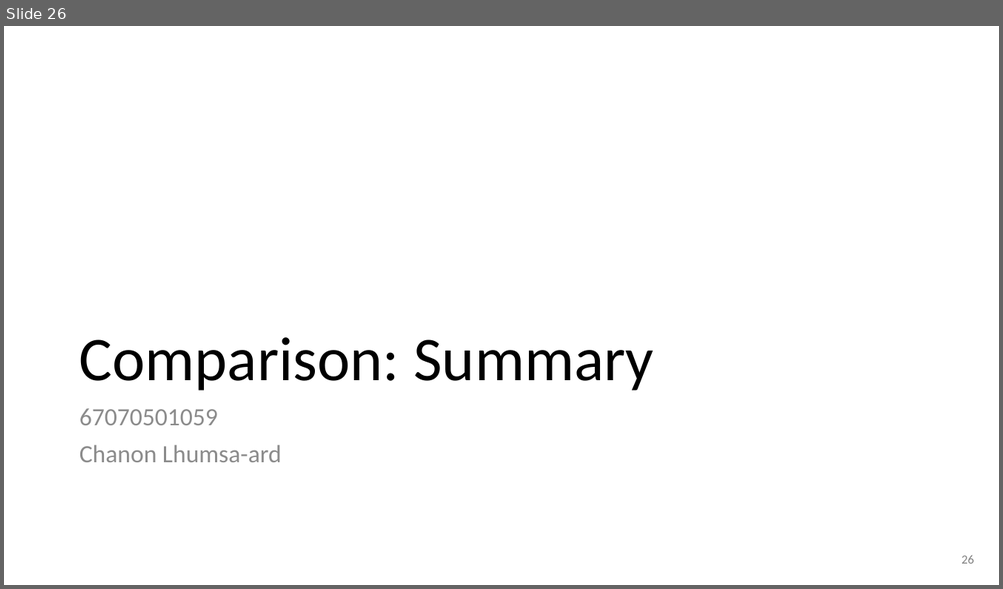
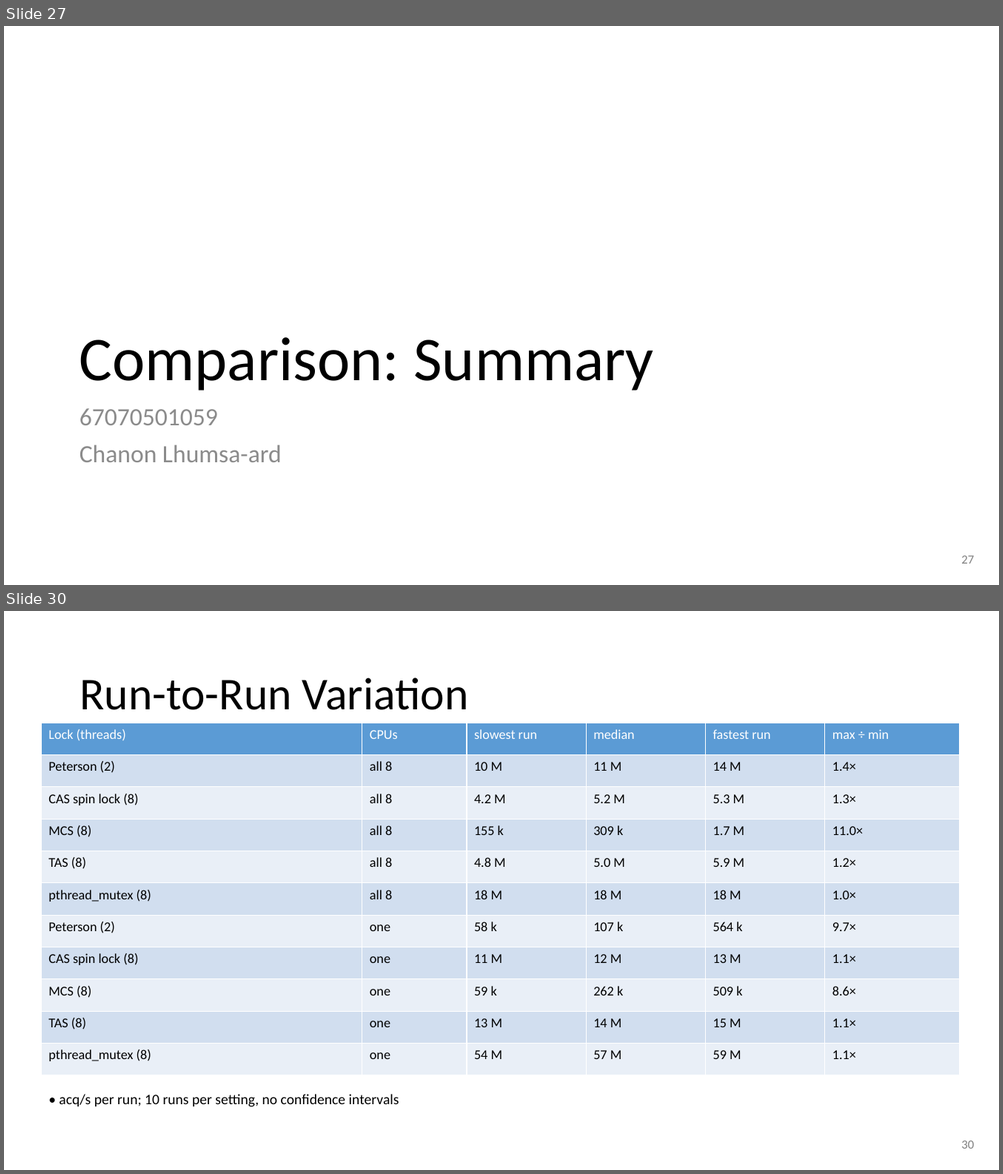
Before and after one commit to Kiatisakk/CPE333-OS, a slide deck: PS08/slides/PS08.pptx. Shown one above the other, each under a label of ours: slide 26 before the commit, slides 27 and 30 after it; the slides between them are not shown. The pictures are 1003x589 and 1003x1174 pixels, drawn with LibreOffice and Linux fonts; fonts in the diff are those of the drawing. Boxes give left, top, right and bottom in pixels: in the first picture for what was removed or moved away, otherwise in the second. Text is boxed around its words. In the diff, an @@ line names an element or a change of style, - is before the commit and + after.

```diff
--- a/PS08/slides/PS08.pptx
+++ b/PS08/slides/PS08.pptx
@@ slide 30 added at (x1=4, y1=611, x2=999, y2=1170), background #FFFFFF @@
@@ title added at (x1=79, y1=678, x2=469, y2=710), 44 pt, text #000000 @@
+Run-to-Run Variation
@@ table added at (x1=41, y1=723, x2=959, y2=1076), 11 rows, 6 columns @@
+Lock (threads) | CPUs | slowest run | median | fastest run | max ÷ min
+Peterson (2) | all 8 | 10 M | 11 M | 14 M | 1.4×
+CAS spin lock (8) | all 8 | 4.2 M | 5.2 M | 5.3 M | 1.3×
+MCS (8) | all 8 | 155 k | 309 k | 1.7 M | 11.0×
+TAS (8) | all 8 | 4.8 M | 5.0 M | 5.9 M | 1.2×
+pthread_mutex (8) | all 8 | 18 M | 18 M | 18 M | 1.0×
+Peterson (2) | one | 58 k | 107 k | 564 k | 9.7×
+CAS spin lock (8) | one | 11 M | 12 M | 13 M | 1.1×
+MCS (8) | one | 59 k | 262 k | 509 k | 8.6×
+TAS (8) | one | 13 M | 14 M | 15 M | 1.1×
+pthread_mutex (8) | one | 54 M | 57 M | 59 M | 1.1×
@@ text added at (x1=59, y1=1094, x2=399, y2=1108), 14 pt, text #000000 @@
+• acq/s per run; 10 runs per setting, no confidence intervals
@@ text added at (x1=961, y1=1141, x2=973, y2=1149), 12 pt, text #808080 @@
+30
@@ what was slide 26 is now slide 27 @@
@@ slide 27 changed as well @@
@@ text at (x1=961, y1=556, x2=973, y2=564): text changed @@
-26
+27
```
Also in this commit, not shown: 28 other slides changed, 1 other slide added, 12 other files.
